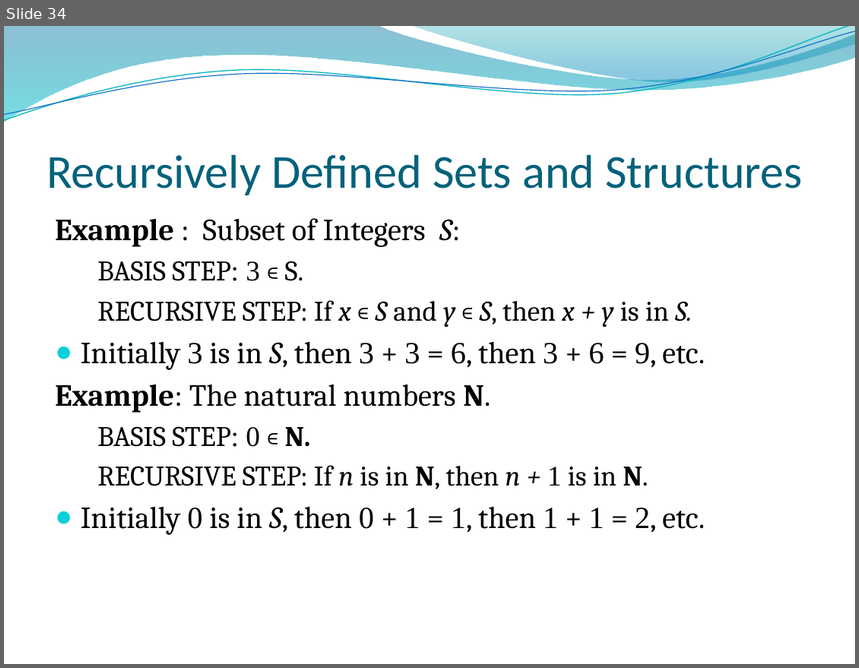
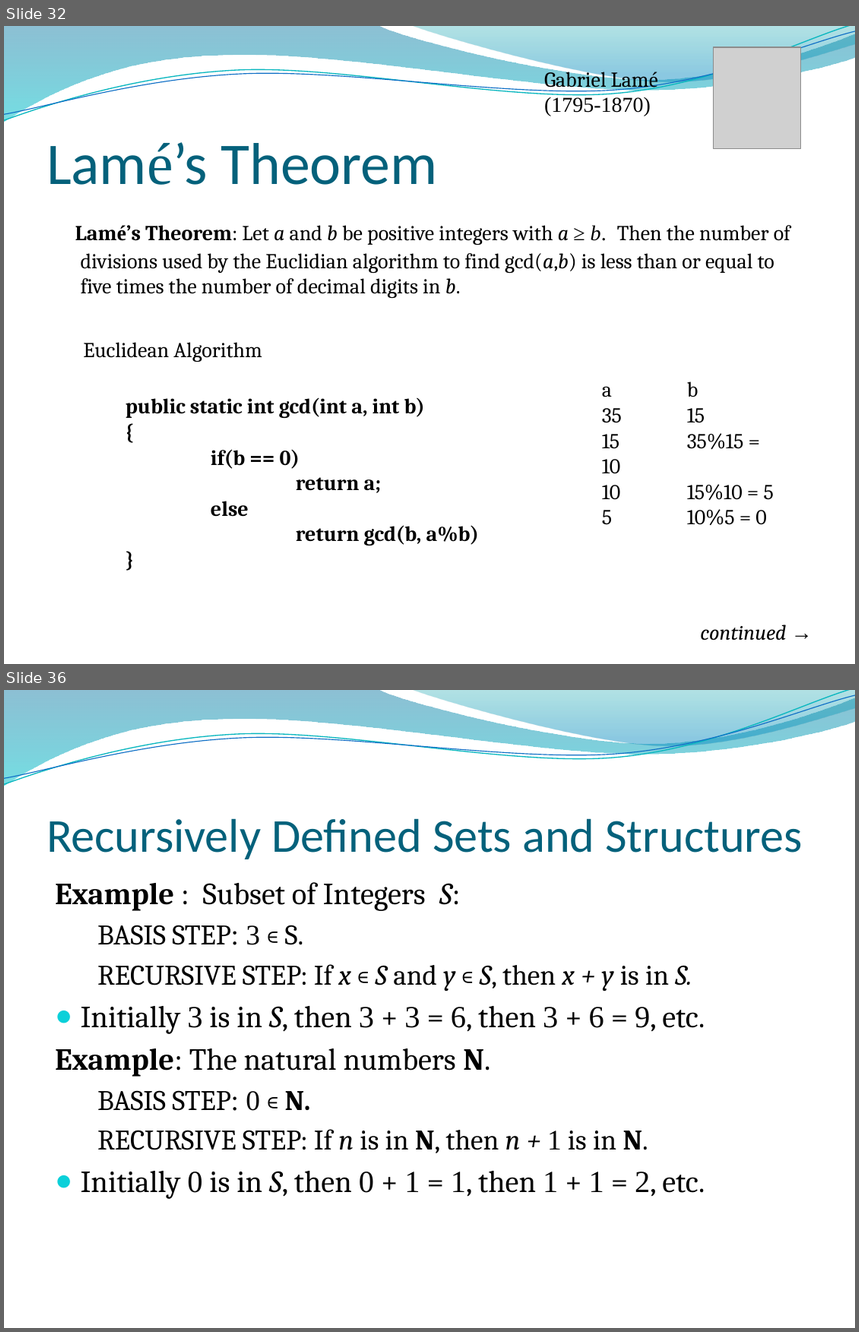
Before and after one commit to lin-chen-GA/lin-chen-GA.github.io, a slide deck: cs2620/slides/cs2620_notes5.pptx. Shown one above the other, each under a label of ours: slide 34 before the commit, slides 32 and 36 after it; the slides between them are not shown. The pictures are 859x668 and 859x1332 pixels, drawn with LibreOffice and Linux fonts; fonts in the diff are those of the drawing; grey boxes stand for pictures; background and template pictures are left out. Boxes give left, top, right and bottom in pixels: in the first picture for what was removed or moved away, otherwise in the second. Text is boxed around its words. In the diff, an @@ line names an element or a change of style, - is before the commit and + after.

```diff
--- a/cs2620/slides/cs2620_notes5.pptx
+++ b/cs2620/slides/cs2620_notes5.pptx
@@ slide 32 added at (4, 26, 855, 664), background picture (left out); not listed: 4 template elements that a slide beside it also shows @@
@@ picture added at (713, 47, 800, 148) @@
@@ text added at (544, 67, 658, 116), 18 pt, text #000000 @@
+Gabriel Lamé
+(1795-1870)
@@ title added at (47, 142, 437, 185), 50 pt, text #04617B @@
+Lamé’s Theorem
@@ text added at (75, 225, 791, 298), 18 pt, text #000000 @@
+Lamé’s Theorem: Let a and b be positive integers with a ≥ b. Then the number of divisions used by the Euclidian algorithm to find gcd(a,b) is less than or equal to five times the number of decimal digits in b.
@@ text added at (83, 342, 262, 362), 18 pt, text #000000 @@
+Euclidean Algorithm
@@ text added at (602, 386, 774, 525), 18 pt, text #000000 @@
+a b
+35 15
+15 35%15 = 10
+10 15%10 = 5
+5 10%5 = 0
@@ text added at (126, 398, 479, 546), 18 pt, text #000000, bold @@
+public static int gcd(int a, int b)
+{
+if(b == 0)
+return a;
+else
+return gcd(b, a%b)
+}
@@ text added at (700, 625, 786, 641), 18 pt, text #000000, italic @@
+continued →
@@ what was slide 34 is now slide 36 @@
```
Also in this commit, not shown: 8 slides changed, 2 other slides added, 5 other files.
